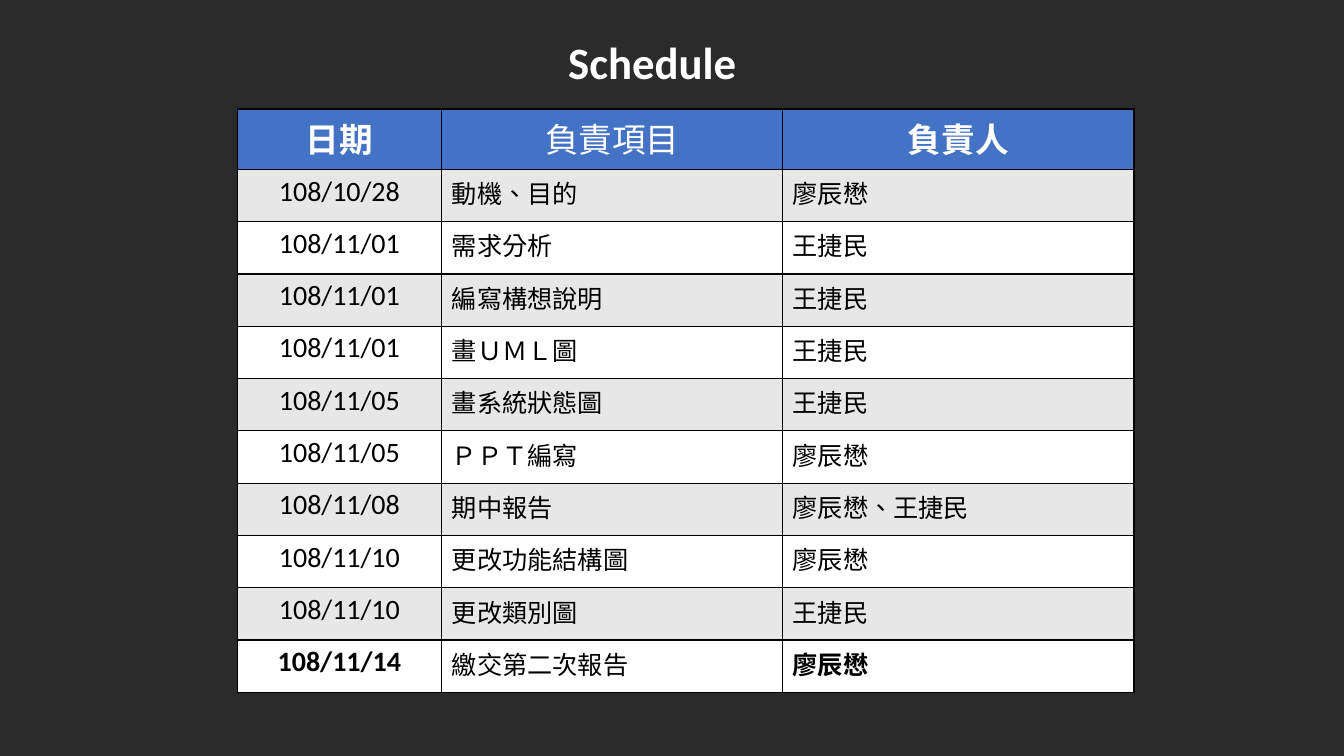
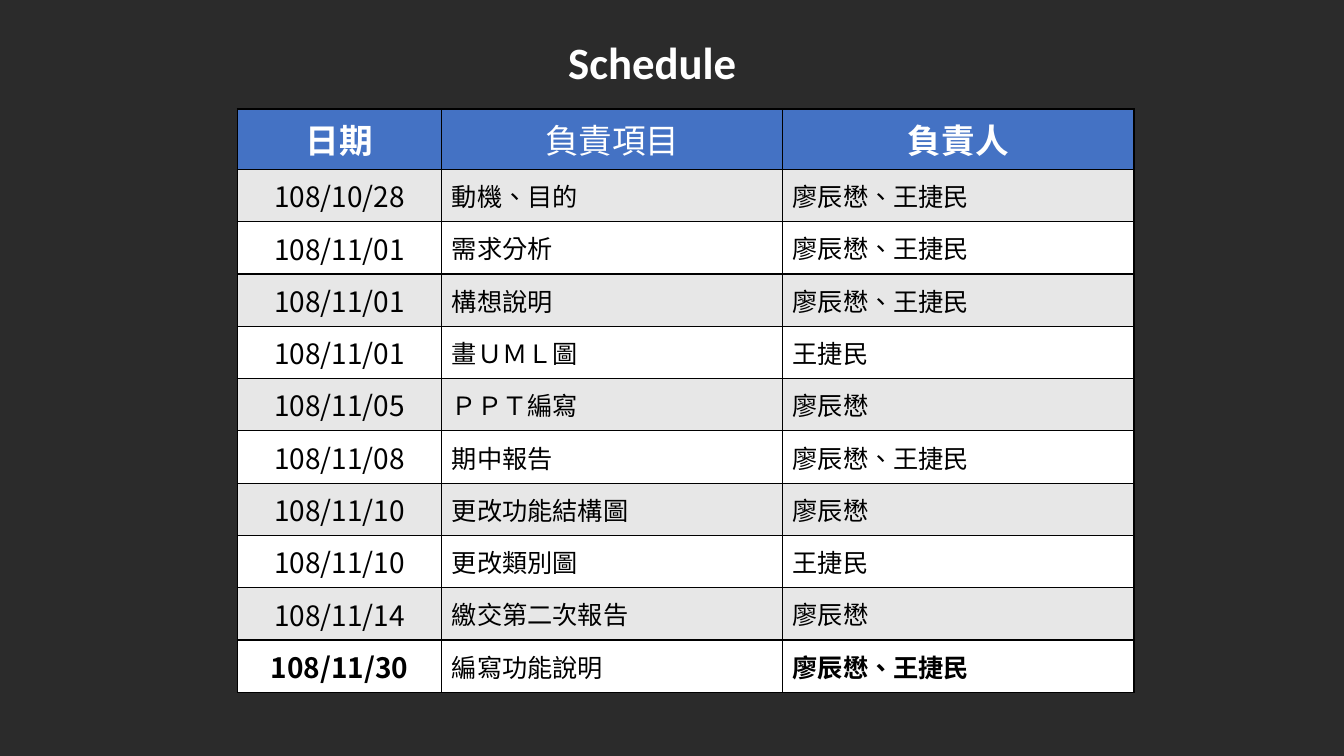
Before and after one commit to JammyTW/107_SE_Team-5, a slide deck: slide 29 of 軟體工程Team5報告 .pptx (slide 28 before the commit). Drawn at 1344x756 pixels with LibreOffice and Linux fonts; fonts in the diff are those of the drawing; background and template pictures are left out; a plain dark background stands for a picture behind light text. Boxes give left, top, right and bottom in pixels: in the first picture for what was removed or moved away, otherwise in the second. Text is boxed around its words. In the diff, an @@ line names an element or a change of style, - is before the commit and + after.

Commit message:
廖辰懋
Word檔和PPT最終更新

```diff
--- a/軟體工程Team5報告 .pptx
+++ b/軟體工程Team5報告 .pptx
@@ table at [237,109,1134,693] @@
-row 2, column 3: 廖辰懋
+row 2, column 3: 廖辰懋、王捷民
-row 3, column 3: 王捷民
+row 3, column 3: 廖辰懋、王捷民
-row 4, column 2: 編寫構想說明
+row 4, column 2: 構想說明
-row 4, column 3: 王捷民
+row 4, column 3: 廖辰懋、王捷民
-row 6: 108/11/05 | 畫系統狀態圖 | 王捷民
+row 11: 108/11/30 | 編寫功能說明 | 廖辰懋、王捷民
@@ font Calibri to Noto Sans CJK SC in "日期", "負責人", "108/10/28", "動機、目的" and 8 more places @@
@@ font Noto Sans CJK TC to Noto Sans CJK SC in "負責項目" @@
```
Also in this commit, not shown: 23 other slides changed, 2 slides added, 1 slide removed, 1 other file.
